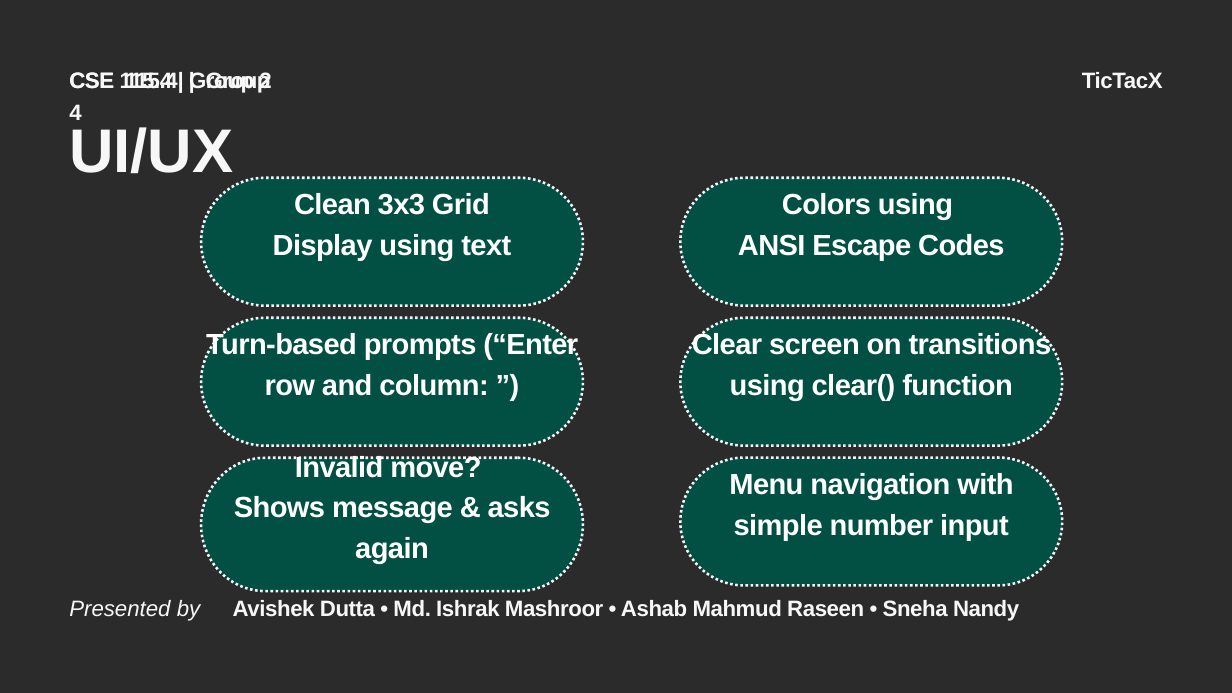
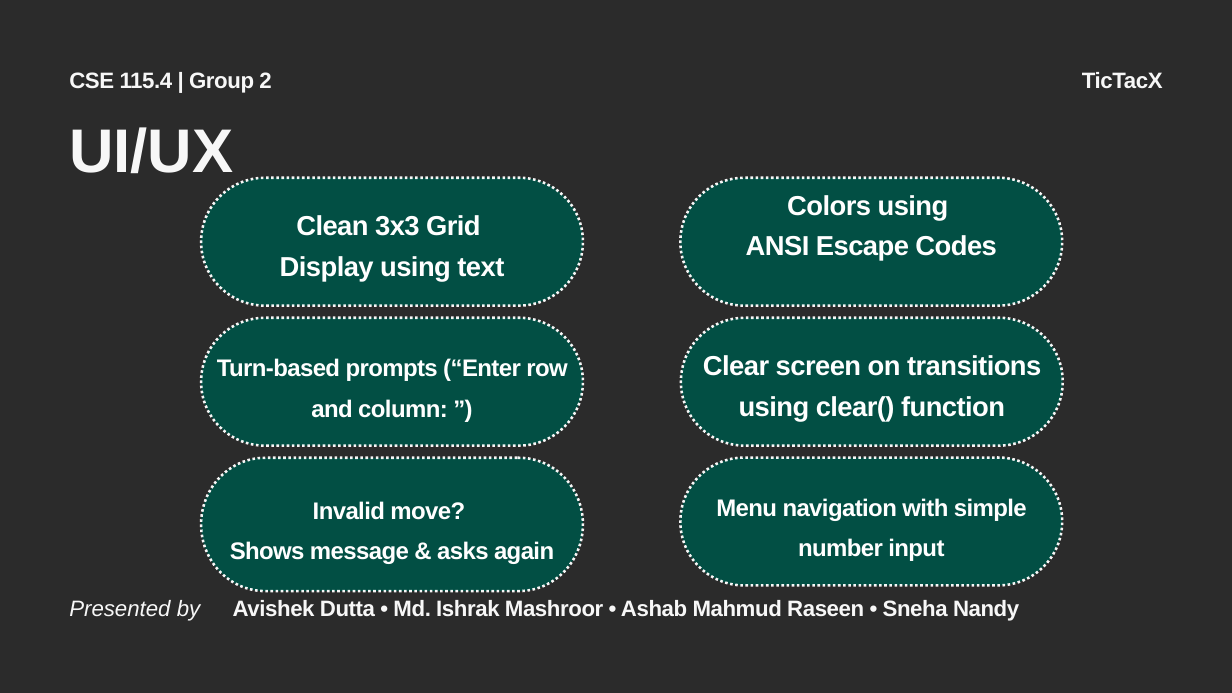
Before and after one commit to tyroruyk/tictacx, a slide deck: slide 9 of others/TicTacX.pptx. Drawn at 1232x693 pixels with LibreOffice and Linux fonts; fonts in the diff are those of the drawing; background and template pictures are left out; a plain dark background stands for a picture behind light text. Boxes give left, top, right and bottom in pixels: in the first picture for what was removed or moved away, otherwise in the second. Text is boxed around its words. In the diff, an @@ line names an element or a change of style, - is before the commit and + after.

```diff
--- a/others/TicTacX.pptx
+++ b/others/TicTacX.pptx
@@ text removed at (x1=69, y1=71, x2=254, y2=120) @@
-CSE 115.4 | Group 4
@@ size 34 to 32 pt in 3 elements at (x1=280, y1=215, x2=504, y2=282), (x1=746, y1=195, x2=996, y2=261), (x1=703, y1=355, x2=1041, y2=422) @@
@@ freeform shape at (x1=681, y1=318, x2=1063, y2=446): outline redrawn @@
@@ size 34 to 28 pt in 3 elements at (x1=217, y1=358, x2=567, y2=381), (x1=230, y1=501, x2=554, y2=564), (x1=716, y1=498, x2=1027, y2=561) @@
```
Also in this commit, not shown: 14 other slides changed.
